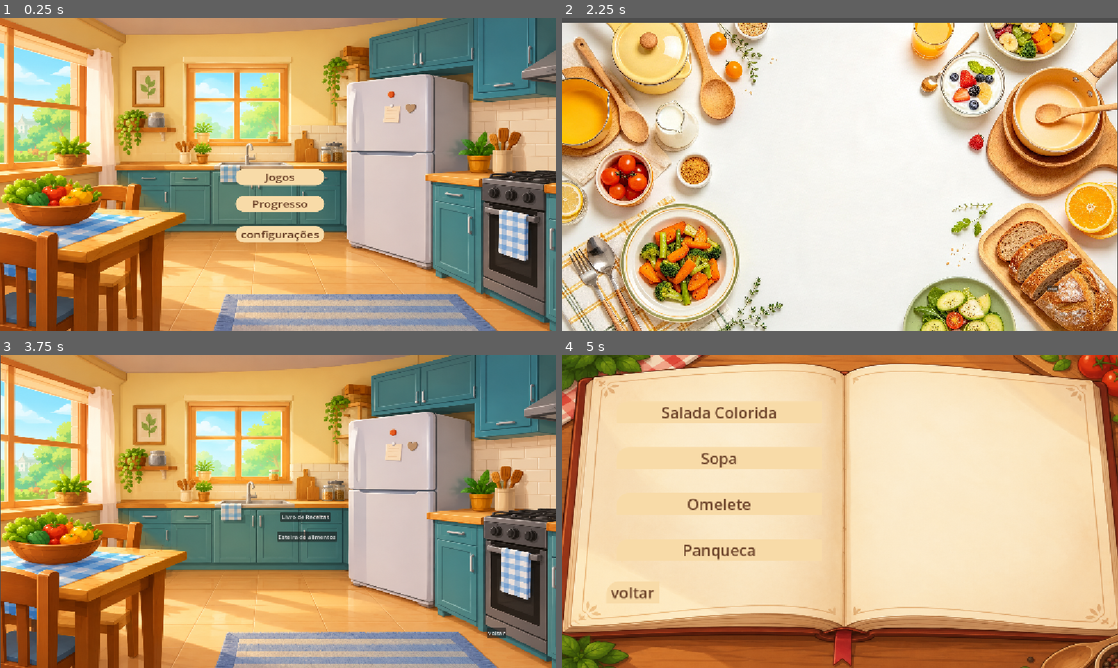
Above: before the commit, frames 1-4 (two rows, left to right).
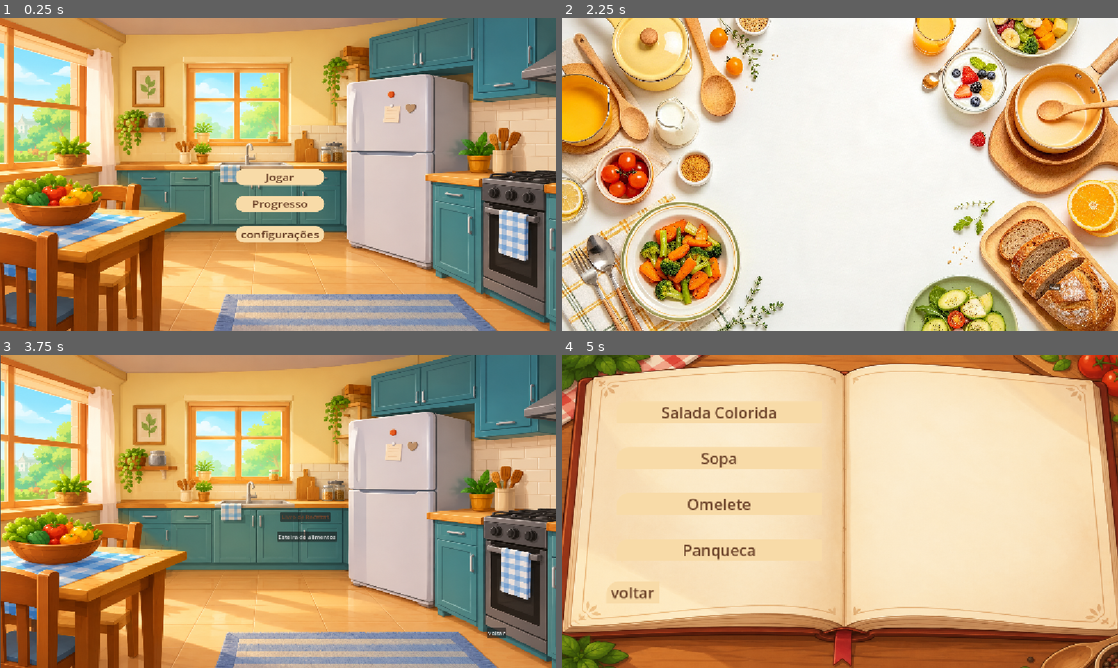
Above: after the commit, the same moments.

Repository: caiodasilveira1-design/Projeto-Final
Game: Godot game, scene res://menu_inicial.tscn
Two runs of this game, one before a commit and one after it. Both use one fixed random seed, a clock stepped at 60 frames per second and the inputs below.
Inputs:
- Up to frame 1 (0.25 s): no input
- Up to frame 2 (2.25 s): click "Jogos" (after the commit: "Jogar") at 0.5 s; click "voltar" at 1.25 s; click "Progresso" at 2 s
- Up to frame 3 (3.75 s): click "Voltar" at 2.75 s; click "Jogos" (after the commit: "Jogar") at 3.5 s
- Up to frame 4 (5 s): click "Livro de Receitas" at 4.25 s

The runs differ from the first frame. In frame 1, less than 0.1% of the frame differs, in the area x 47-53%, y 49-53%; in frame 2, 31%, in the area x 0-100%, y 0-100%; in frame 3, less than 0.1%; in frame 4, less than 0.1%.

Commit message:
começo da balança

Diff:
--- a/projeto-final/Livro de receitas e receitas/livro_de_receitas.tscn
+++ b/projeto-final/Livro de receitas e receitas/livro_de_receitas.tscn
@@ -1,7 +1,7 @@
 [gd_scene format=3 uid="uid://u4b87oy1vq5w"]
 
 [ext_resource type="Texture2D" uid="uid://cejb1rh7xgw7o" path="res://imagens do chat/livro de receitas.png" id="1_p2tgp"]
-[ext_resource type="Script" uid="uid://dk3yg34jyu6jp" path="res://CatalogooReceitas.gd" id="1_wlxxy"]
+[ext_resource type="Script" uid="uid://dk3yg34jyu6jp" path="res://scripts/CatalogooReceitas.gd" id="1_wlxxy"]
 
 [sub_resource type="StyleBoxFlat" id="StyleBoxFlat_wlxxy"]
 bg_color = Color(0.972549, 0.85882354, 0.65882355, 1)
--- a/projeto-final/balança.tscn
+++ b/projeto-final/balança.tscn
@@ -3,6 +3,6 @@
 [ext_resource type="Texture2D" uid="uid://bgsxcpwspgsly" path="res://imagens do chat/balança.png" id="1_x08xy"]
 
 [node name="balança" type="Sprite2D" unique_id=976064482]
-position = Vector2(573, 327.00003)
-scale = Vector2(0.7504883, 0.71289057)
+position = Vector2(576.3125, 327.00003)
+scale = Vector2(0.7548015, 0.71289057)
 texture = ExtResource("1_x08xy")
--- a/projeto-final/jogos.tscn
+++ b/projeto-final/jogos.tscn
@@ -20,6 +20,7 @@
 [node name="livrodereceitas" type="Button" parent="." unique_id=1172655992]
 offset_right = 8.0
 offset_bottom = 8.0
+theme_override_colors/font_color = Color(0.42745098, 0.26666668, 0.16862746, 1)
 text = "Livro de Receitas
 "
 
--- a/projeto-final/menu_inicial.tscn
+++ b/projeto-final/menu_inicial.tscn
@@ -50,7 +50,7 @@
 theme_override_fonts/font = SubResource("FontVariation_m0fcn")
 theme_override_font_sizes/font_size = 32
 theme_override_styles/normal = SubResource("StyleBoxFlat_s2mq1")
-text = "Jogos"
+text = "Jogar"
 
 [node name="configuracoes" type="Button" parent="." unique_id=1526079696]
 anchors_preset = 8
--- a/projeto-final/receitas.tscn
+++ b/projeto-final/receitas.tscn
@@ -4,8 +4,8 @@
 [ext_resource type="Script" uid="uid://dibs1xdrjj52v" path="res://scripts/receitas.gd" id="2_qa5b1"]
 
 [node name="Sprite2D" type="Sprite2D" unique_id=497034636]
-position = Vector2(574.00006, 332)
-scale = Vector2(0.4050211, 0.40281254)
+position = Vector2(576.625, 326.875)
+scale = Vector2(0.40686446, 0.40765625)
 texture = ExtResource("1_6jfok")
 script = ExtResource("2_qa5b1")
 
--- a/projeto-final/CatalogooReceitas.gd
+++ b/projeto-final/scripts/CatalogooReceitas.gd
@@ -1,4 +1,7 @@
 extends Control
+
+var receita_escolhida: String = ""
+
 
 var receitas = {
 	"Salada": {
--- /dev/null
+++ b/projeto-final/scripts/balanca.gd
@@ -0,0 +1,11 @@
+extends Node
+
+
+# Called when the node enters the scene tree for the first time.
+func _ready() -> void:
+	pass # Replace with function body.
+
+
+# Called every frame. 'delta' is the elapsed time since the previous frame.
+func _process(delta: float) -> void:
+	pass
--- /dev/null
+++ b/projeto-final/scripts/dados.gd
@@ -0,0 +1,11 @@
+extends Node
+
+
+# Called when the node enters the scene tree for the first time.
+func _ready() -> void:
+	pass # Replace with function body.
+
+
+# Called every frame. 'delta' is the elapsed time since the previous frame.
+func _process(delta: float) -> void:
+	pass
Renamed: projeto-final/CatalogooReceitas.gd.uid -> projeto-final/scripts/CatalogooReceitas.gd.uid
Not shown, added: projeto-final/scripts/balanca.gd.uid
Not shown, added: projeto-final/scripts/dados.gd.uid
